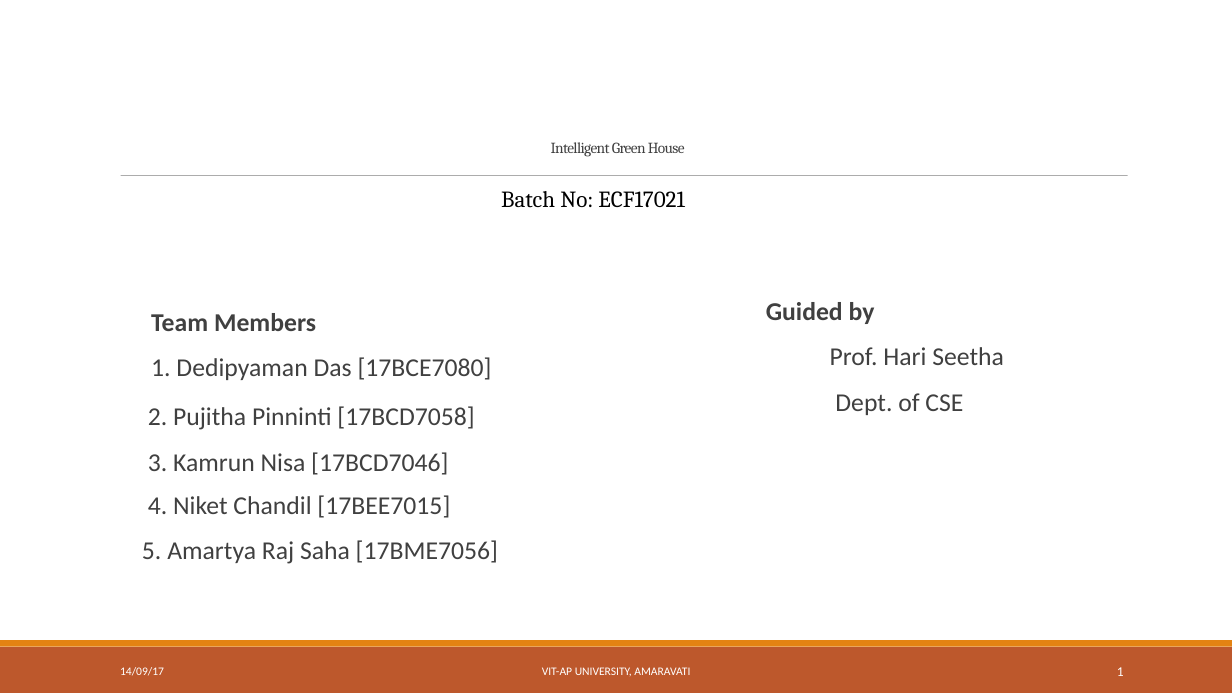
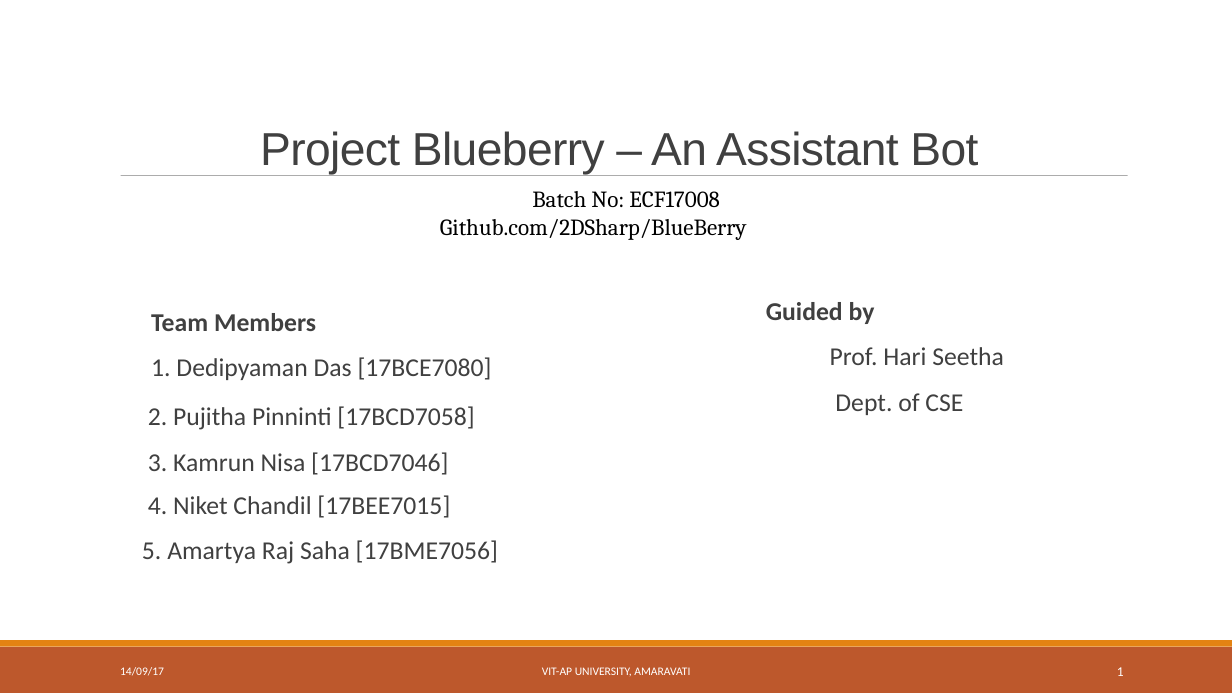
Before and after one commit to 2DSharp/BlueBerry, a slide deck: slide 1 of Documentation/Presentations/1.Abstract.odp. Drawn at 1232x693 pixels with LibreOffice and Linux fonts; fonts in the diff are those of the drawing. Boxes give left, top, right and bottom in pixels: in the first picture for what was removed or moved away, otherwise in the second. Text is boxed around its words. In the diff, an @@ line names an element or a change of style, - is before the commit and + after.

```diff
--- a/Documentation/Presentations/1.Abstract.odp
+++ b/Documentation/Presentations/1.Abstract.odp
@@ title at (260, 131, 978, 175): text changed; size 12 to 36 pt; font Cambria to Arial @@
-Intelligent Green House
+Project Blueberry – An Assistant Bot
@@ text at (440, 191, 747, 240): text changed @@
-Batch No: ECF17021
+Batch No: ECF17008
+Github.com/2DSharp/BlueBerry
```
Also in this commit, not shown: 4 other slides changed, 1 slide added, 1 slide removed, 10 other files.
